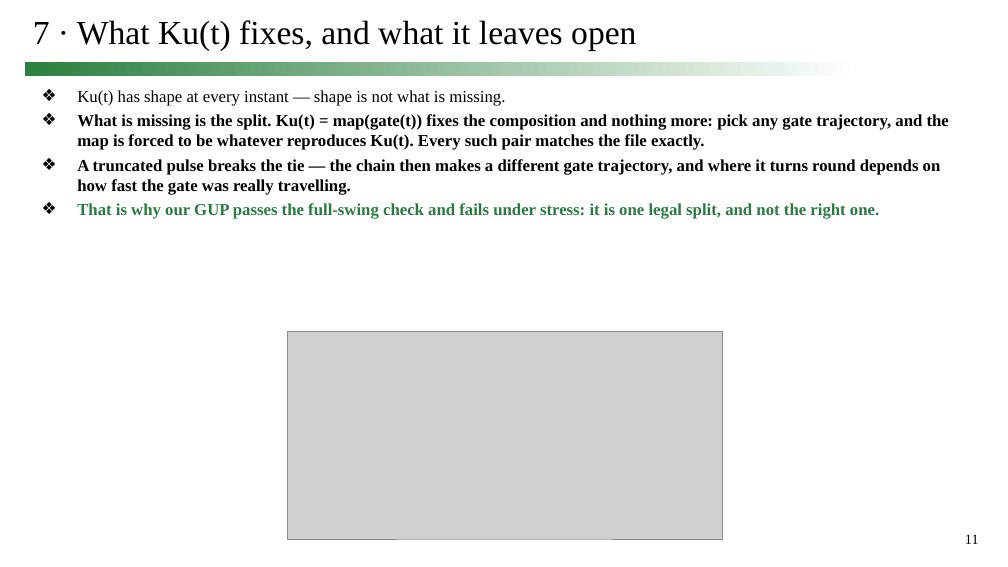
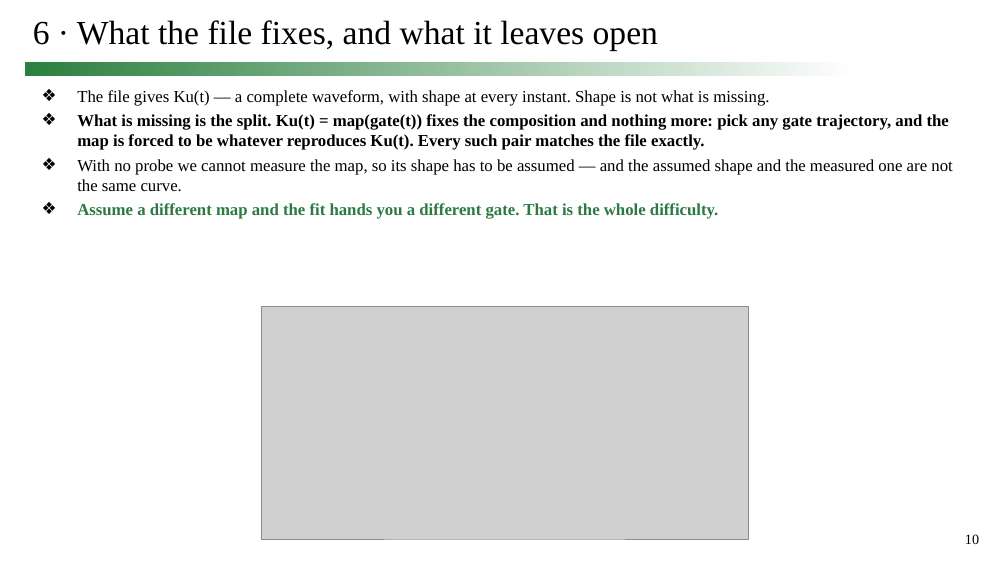
Before and after one commit to simon9721/ibis_comparison, a slide deck: slide 10 of results/meeting_deck_2026-09-24/0924_track1_story.pptx (slide 11 before the commit). Drawn at 1008x567 pixels with LibreOffice and Linux fonts; fonts in the diff are those of the drawing; grey boxes stand for pictures. Boxes give left, top, right and bottom in pixels: in the first picture for what was removed or moved away, otherwise in the second. Text is boxed around its words. In the diff, an @@ line names an element or a change of style, - is before the commit and + after.

```diff
--- a/results/meeting_deck_2026-09-24/0924_track1_story.pptx
+++ b/results/meeting_deck_2026-09-24/0924_track1_story.pptx
@@ title at bbox=[33, 20, 658, 51]: text changed @@
-7 · What Ku(t) fixes, and what it leaves open
+6 · What the file fixes, and what it leaves open
@@ text at bbox=[77, 90, 769, 106]: text changed @@
-❖ Ku(t) has shape at every instant — shape is not what is missing.
+❖ The file gives Ku(t) — a complete waveform, with shape at every instant. Shape is not what is missing.
@@ text at bbox=[77, 159, 952, 219]: text changed; bold off @@
-❖ A truncated pulse breaks the tie — the chain then makes a different gate trajectory, and where it turns round depends on how fast the gate was really travelling.
-❖ That is why our GUP passes the full-swing check and fails under stress: it is one legal split, and not the right one.
+❖ With no probe we cannot measure the map, so its shape has to be assumed — and the assumed shape and the measured one are not the same curve.
+❖ Assume a different map and the fit hands you a different gate. That is the whole difficulty.
@@ picture: place and size @@
-picture at bbox=[287, 331, 723, 539]
+picture at bbox=[261, 306, 749, 539]
@@ page number at bbox=[965, 534, 979, 544]: text changed @@
-11
+10
```
Also in this commit, not shown: 10 other slides changed, 3 slides added, 1 slide removed, 9 other files.
